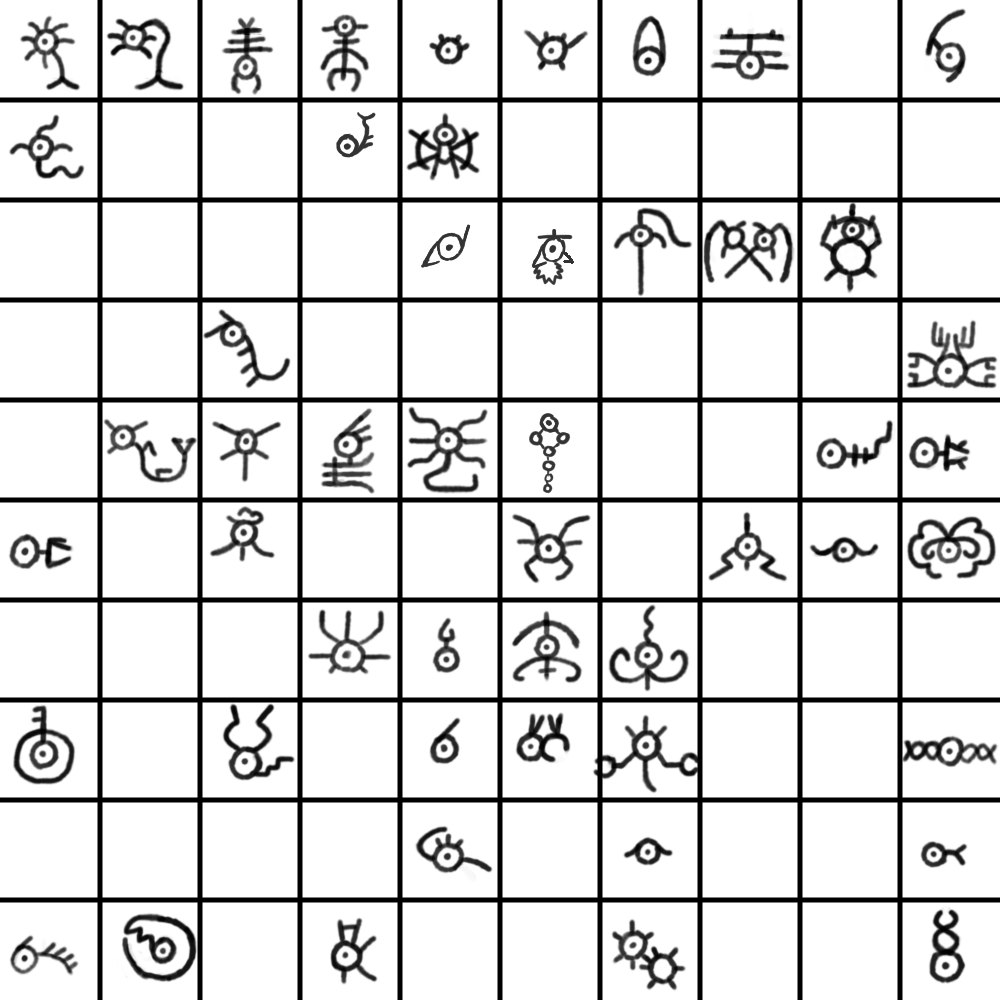
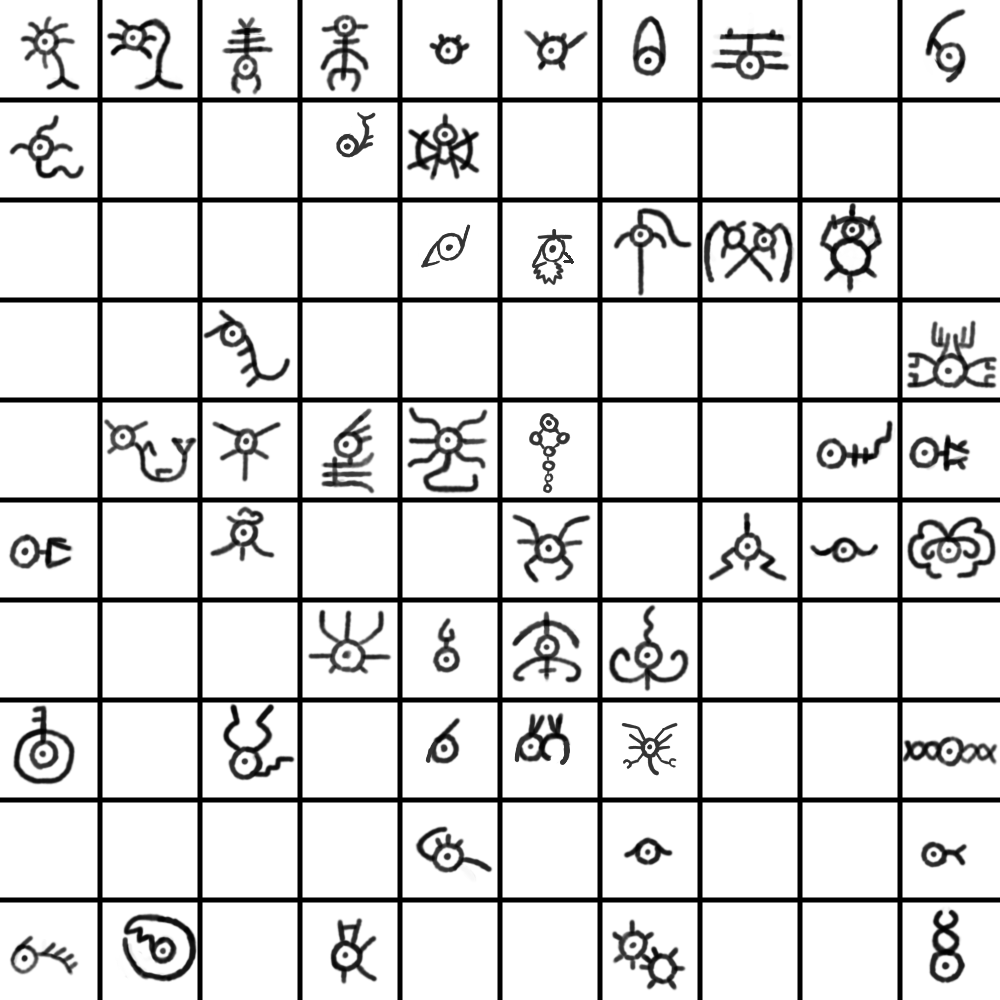
Before/after of a 1000px x 1000px layered artwork. What changed in the layer stack:
painted on "Paint Layer 1" over [425, 714, 698, 794]
